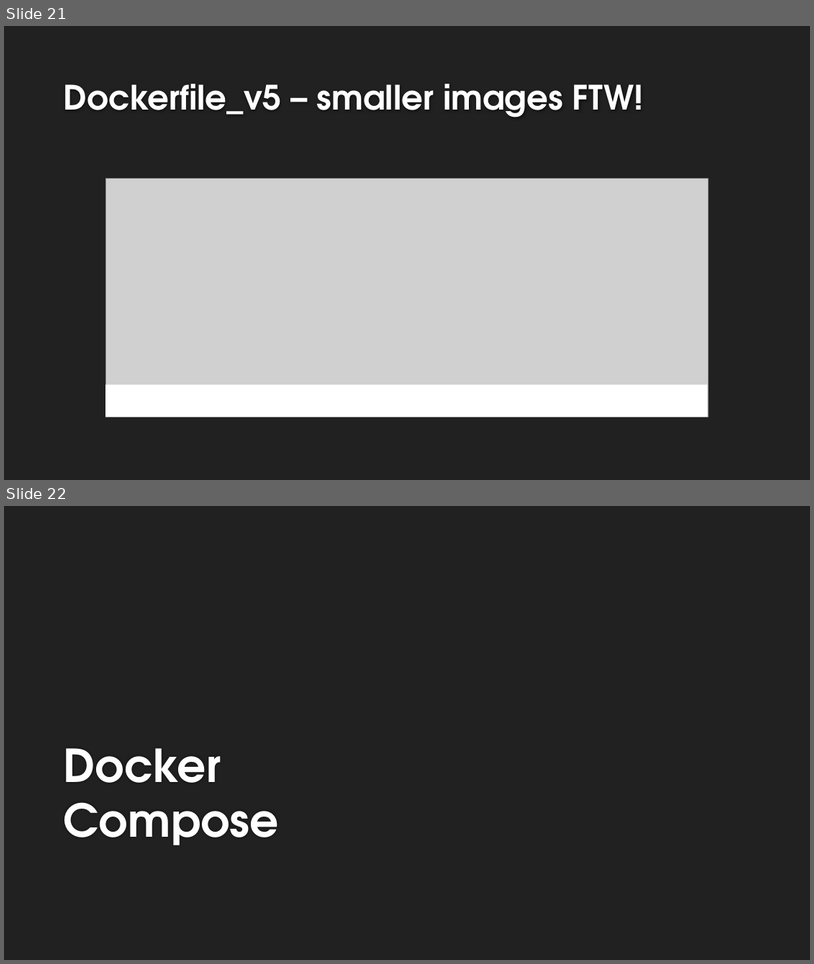
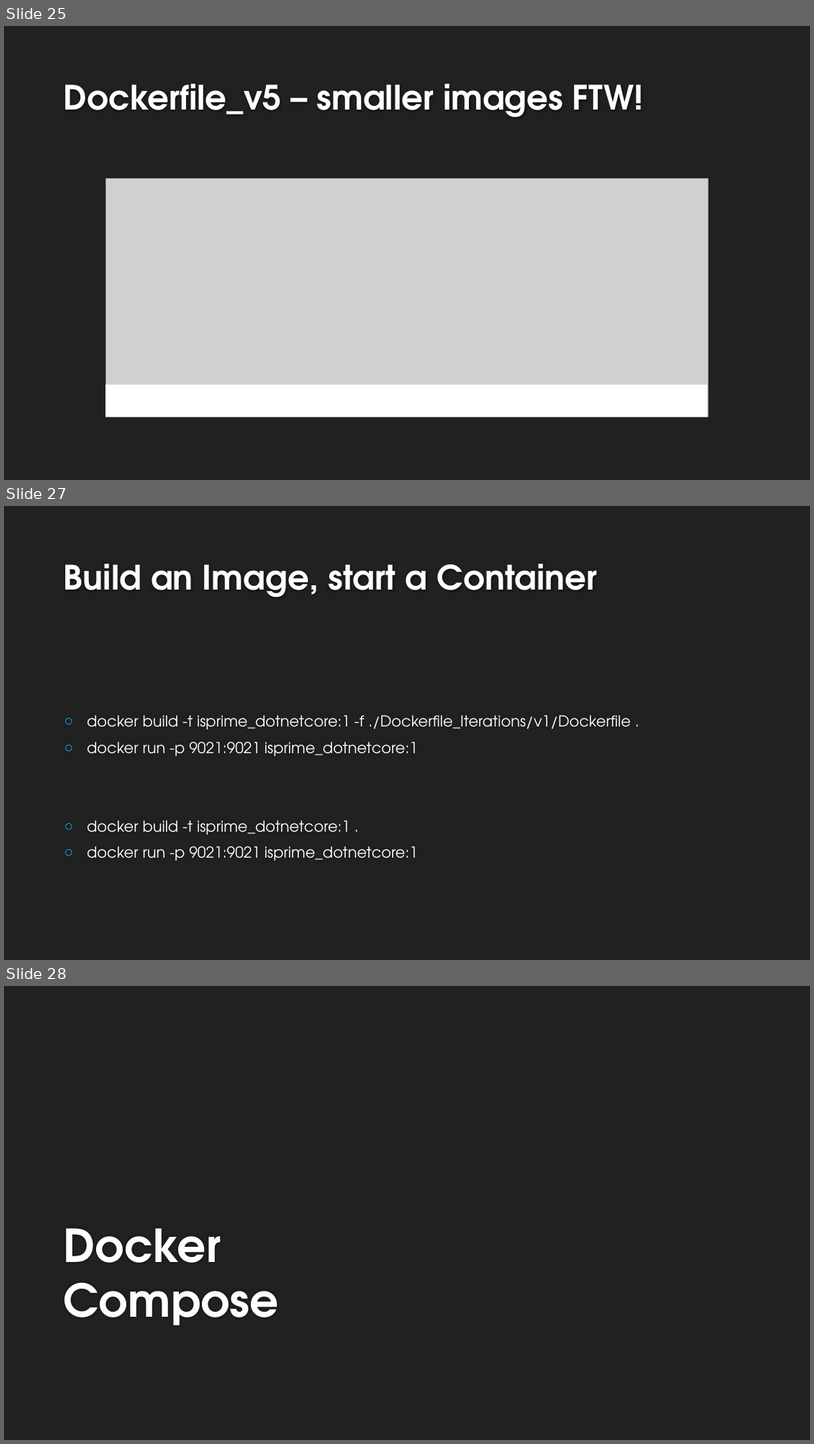
Before and after one commit to dcook-net/DockerisingDotNetAppsTalk, a slide deck: Dockerising .Net Applications v2.pptx. Shown one above the other, each under a label of ours: slides 21 and 22 before the commit, slides 25, 27 and 28 after it; the slides between them are not shown. The pictures are 814x964 and 814x1444 pixels, drawn with LibreOffice and Linux fonts; fonts in the diff are those of the drawing; grey boxes stand for pictures; background and template pictures are left out. Boxes give left, top, right and bottom in pixels: in the first picture for what was removed or moved away, otherwise in the second. Text is boxed around its words. In the diff, an @@ line names an element or a change of style, - is before the commit and + after.

```diff
--- a/Dockerising .Net Applications v2.pptx
+++ b/Dockerising .Net Applications v2.pptx
@@ slide 27 added at box(4, 506, 810, 960), background #212121 @@
@@ title added at box(64, 564, 597, 597), 40 pt, text #FEFEFE, bold @@
+Build an Image, start a Container
@@ text added at box(87, 715, 631, 860), 18 pt, text #FFFFFF @@
+○ docker build -t isprime_dotnetcore:1 -f ./Dockerfile_Iterations/v1/Dockerfile .
+○ docker run -p 9021:9021 isprime_dotnetcore:1
+○ docker build -t isprime_dotnetcore:1 .
+○ docker run -p 9021:9021 isprime_dotnetcore:1
@@ what was slide 21 is now slide 25 @@
@@ what was slide 22 is now slide 28 @@
```
Also in this commit, not shown: 6 other slides added, 6 other files.
